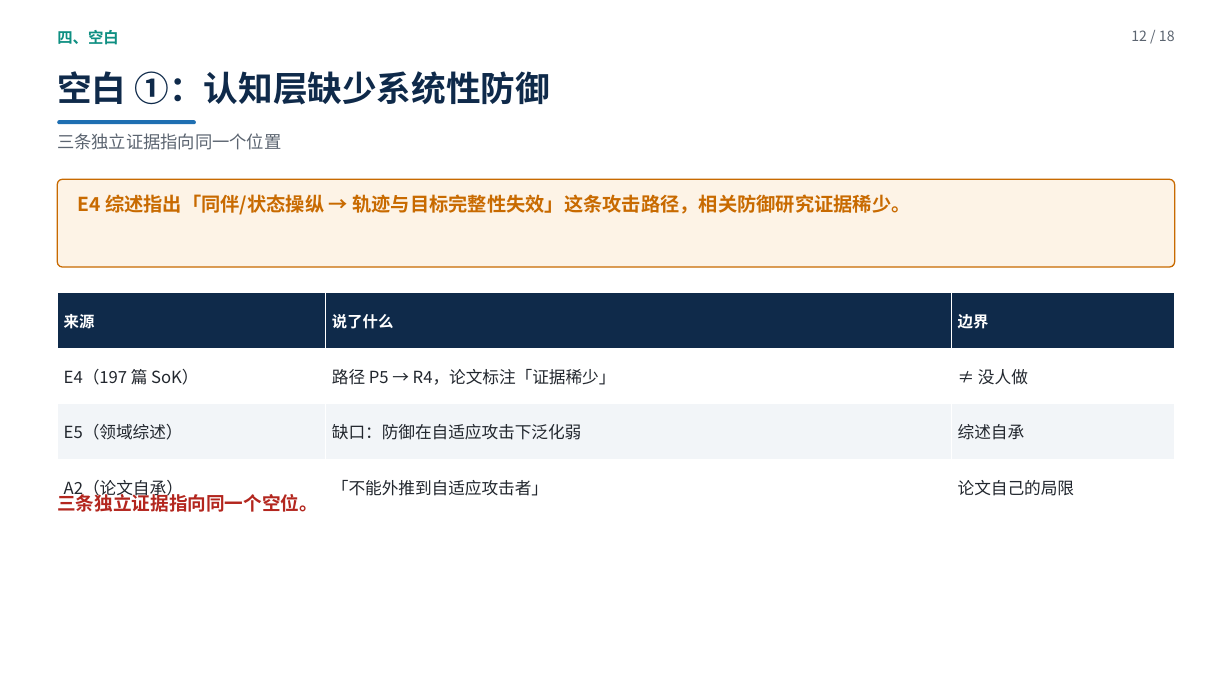
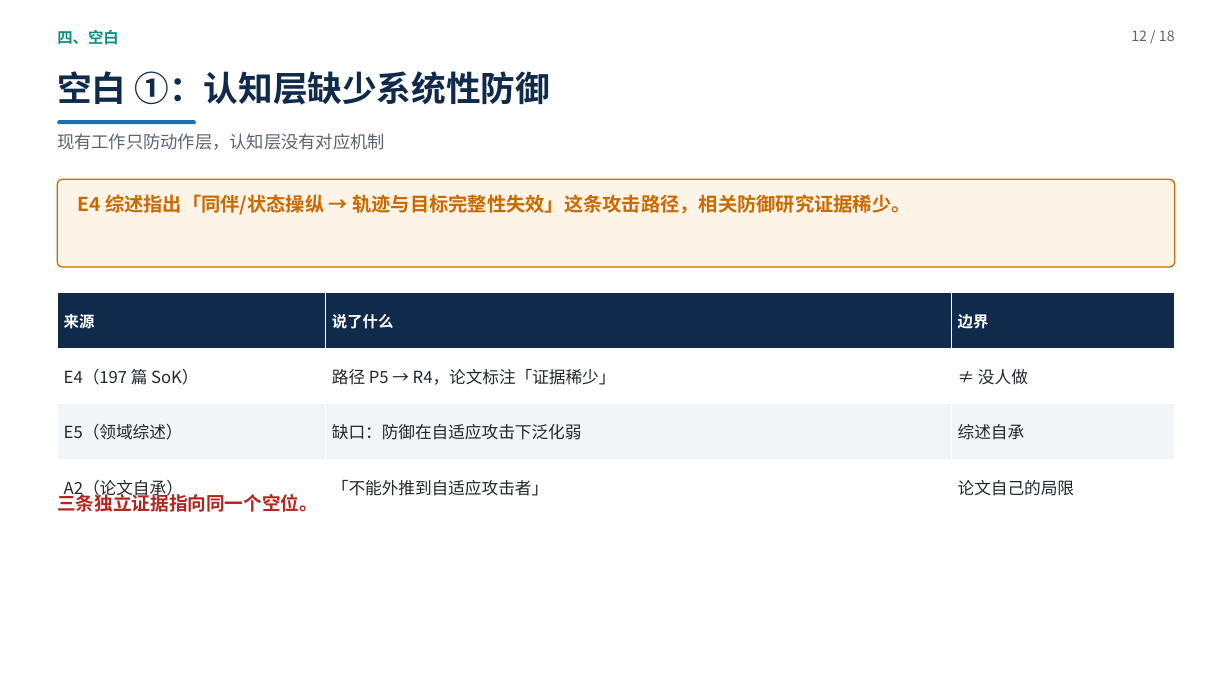
Before and after one commit to yiiiiiii1/multi-agent-remote-sensing, a slide deck: slide 12 of 阶段2-卫星多智能体防御/presentations/新方向调研汇报.pptx. Drawn at 1232x693 pixels with LibreOffice and Linux fonts; fonts in the diff are those of the drawing. Boxes give left, top, right and bottom in pixels: in the first picture for what was removed or moved away, otherwise in the second. Text is boxed around its words. In the diff, an @@ line names an element or a change of style, - is before the commit and + after.

Commit message:
PPT：修掉 P12 副标题与底部的重复表述

```diff
--- a/阶段2-卫星多智能体防御/presentations/新方向调研汇报.pptx
+++ b/阶段2-卫星多智能体防御/presentations/新方向调研汇报.pptx
@@ text at <box>57,133,385,150</box>: text changed @@
-三条独立证据指向同一个位置
+现有工作只防动作层，认知层没有对应机制
```
Also in this commit, not shown: 1 other file.
